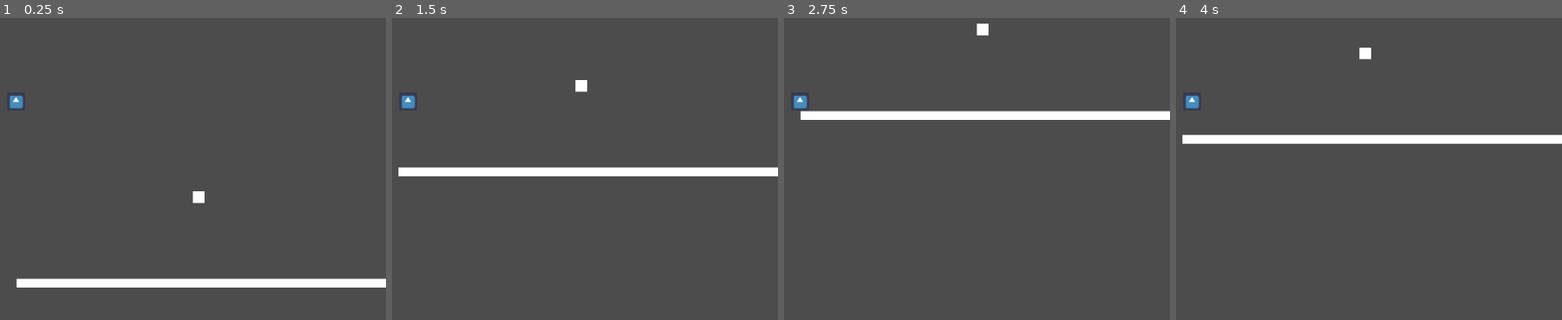
Above: before the commit, frames 1-4 (left to right).
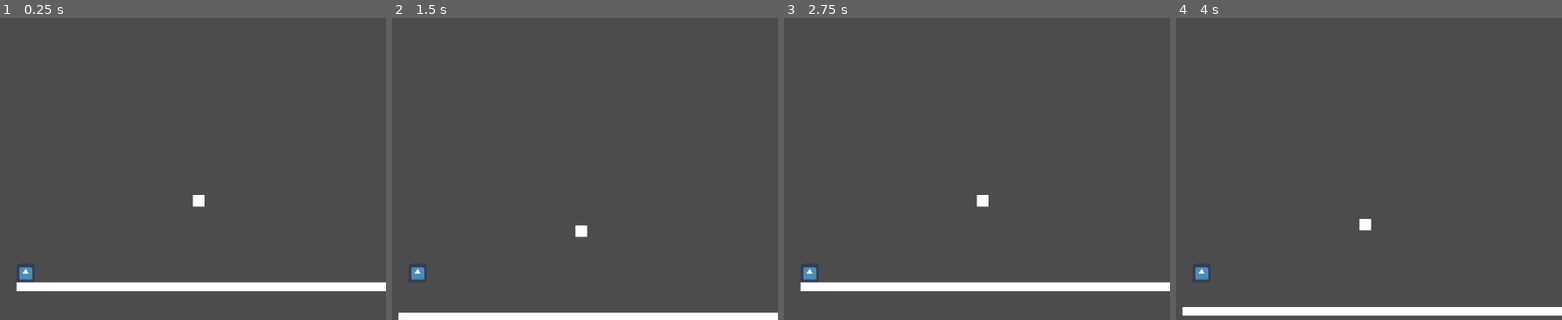
Above: after the commit, the same moments.

Repository: layolabernat/Joc-1
Game: Godot game, scene res://Joc.tscn
Same seed, same stepped clock (60 frames per second), same inputs: the game is played once before the commit and once after it. The engine's default icon, where the game draws it, is replaced by a stand-in: a white triangle on a blue panel in a dark square.
Inputs:
- Up to frame 1 (0.25 s): no input
- Up to frame 2 (1.5 s): tap W (ves_adalt) at 0.6 s; tap D (ves_dreta) at 1.35 s
- Up to frame 3 (2.75 s): tap A (ves_esquerra) at 2.1 s
- Up to frame 4 (4 s): tap Enter at 2.75 s; tap W (ves_adalt) at 2.85 s; tap D (ves_dreta) at 3.6 s

The runs differ from the first frame. In frame 1, 3.0% of the frame differs, in the area x 2-100%, y 25-91%; in frame 2, 6.0%; in frame 3, 6.4%; in frame 4, 6.6%, in the area x 1-100%, y 9-99%.

Commit message:
Joc.tcsn

Diff:
--- a/Joc.tscn
+++ b/Joc.tscn
@@ -12,13 +12,13 @@
 [node name="KinematicBody2D" type="KinematicBody2D" parent="."]
 script = ExtResource( 2 )
 
+[node name="CollisionShape2D" type="CollisionShape2D" parent="KinematicBody2D"]
+position = Vector2( 34, 588 )
+shape = SubResource( 1 )
+
 [node name="Icon" type="Sprite" parent="KinematicBody2D"]
-position = Vector2( 1, -6 )
+position = Vector2( 34, 588 )
 texture = ExtResource( 3 )
-
-[node name="CollisionShape2D" type="CollisionShape2D" parent="KinematicBody2D"]
-position = Vector2( 1, -5.5 )
-shape = SubResource( 1 )
 
 [node name="Camera2D" type="Camera2D" parent="KinematicBody2D"]
 current = true
--- a/Paret.tscn
+++ b/Paret.tscn
@@ -17,3 +17,6 @@
 margin_top = -20.0
 margin_right = 20.0
 margin_bottom = 20.0
+__meta__ = {
+"_edit_use_anchors_": true
+}
